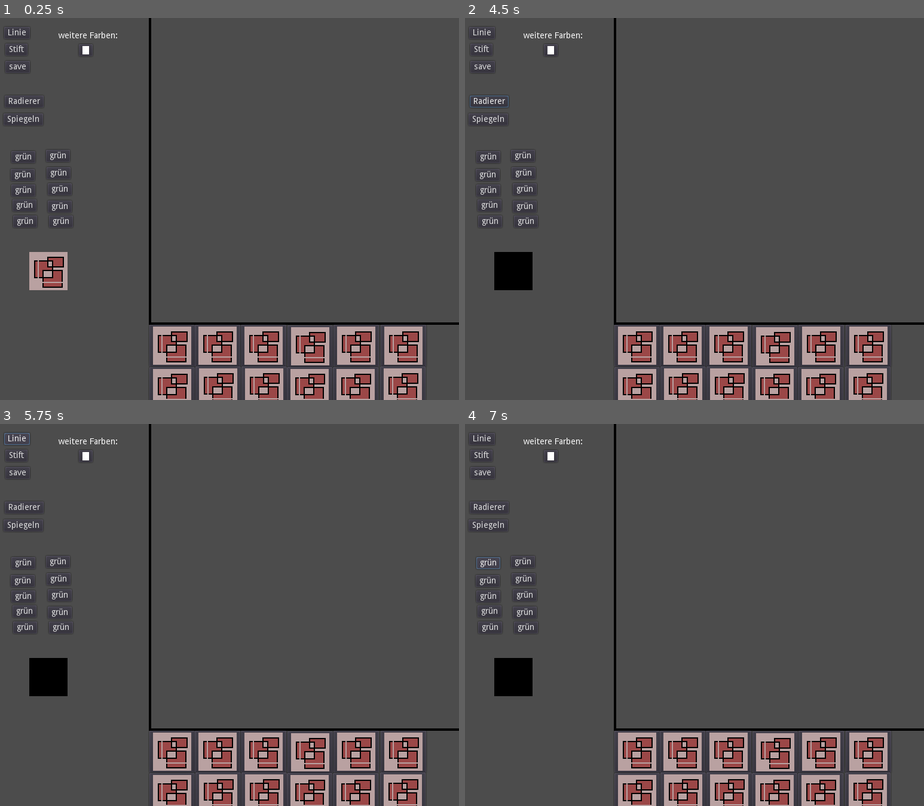
Above: before the commit, frames 1-4 (two rows, left to right).
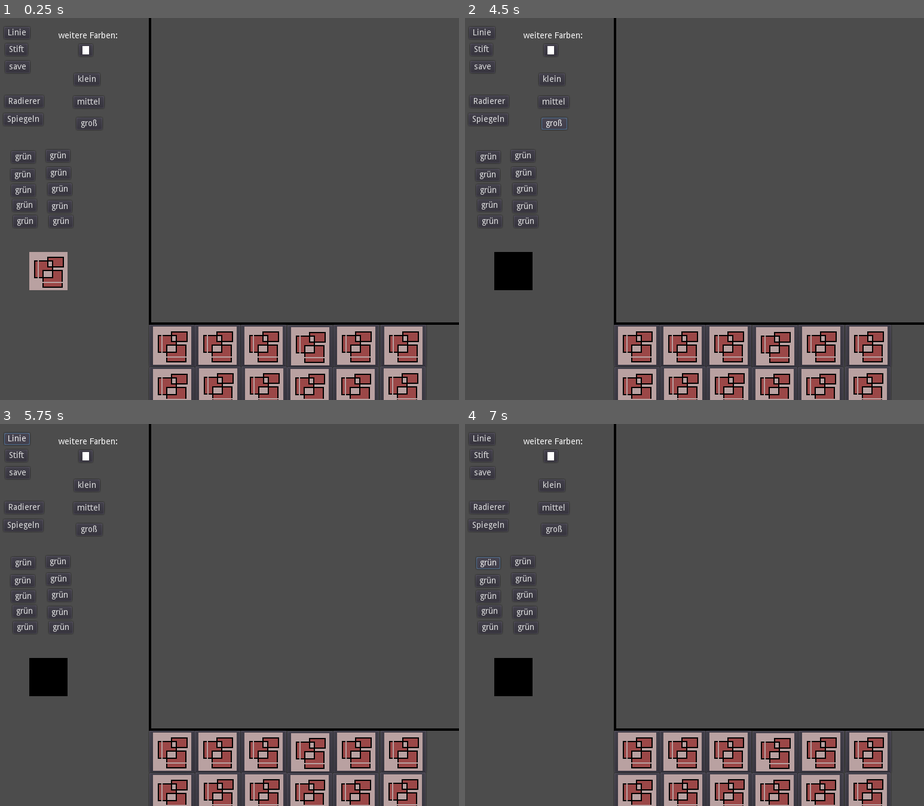
Above: after the commit, the same moments.

Repository: Tomsei/Bloinz2D
Game: Godot game, scene res://Malen.tscn
Same seed, same stepped clock (60 frames per second), same inputs: the game is played once before the commit and once after it.
Inputs (mouse positions are in pixels of both pictures, inside the frame that each line leads up to):
- Up to frame 1 (0.25 s): no input
- Up to frame 2 (4.5 s): click "save" at 0.5 s; click "Stift" at 1.25 s; click "Radierer" at 2 s; click (552, 79) at 2.75 s, where only the run after the commit has a clickable "klein"; click (552, 102) at 3.5 s, where only the run after the commit has a clickable "mittel"; click (556, 124) at 4.25 s, where only the run after the commit has a clickable "groß"
- Up to frame 3 (5.75 s): click "Linie" at 5 s
- Up to frame 4 (7 s): click "Spiegeln" at 5.75 s; click "grün" at 6.5 s

The runs differ from the first frame. In frame 1, less than 0.1% of the frame differs, in the area x 16-22%, y 15-29%; in frame 2, 0.2%, in the area x 1-23%, y 15-30%; in frame 3, less than 0.1%; in frame 4, less than 0.1%.
Error before the commit: Invalid type in function 'draw_line' in base 'Node2D (Node2D.gd)'. Cannot convert argument 1 from Nil to Vector2. (res://Node2D.gd:29)
Error after the commit: Invalid type in function 'draw_line' in base 'Node2D (Node2D.gd)'. Cannot convert argument 1 from Nil to Vector2. (res://Node2D.gd:31)

Commit message:
unterschiedliche Pinselgrößen

Diff:
--- a/Malen.tscn
+++ b/Malen.tscn
@@ -145,6 +145,7 @@
 points = PoolVector2Array( 251, 0, 251, 512, 768, 512 )
 width = 4.0
 default_color = Color( 0, 0, 0, 1 )
+texture_mode = -1094114483
 __meta__ = {
 "_edit_group_": true
 }
@@ -232,6 +233,27 @@
 margin_right = 712.108
 margin_bottom = 653.662
 icon = ExtResource( 2 )
+
+[node name="klein" type="Button" parent="."]
+margin_left = 124.298
+margin_top = 93.2233
+margin_right = 167.298
+margin_bottom = 113.223
+text = "klein"
+
+[node name="mittel" type="Button" parent="."]
+margin_left = 123.295
+margin_top = 131.314
+margin_right = 166.295
+margin_bottom = 151.314
+text = "mittel"
+
+[node name="groß" type="Button" parent="."]
+margin_left = 128.307
+margin_top = 167.401
+margin_right = 171.307
+margin_bottom = 187.401
+text = "groß"
 [connection signal="pressed" from="Button" to="Node2D" method="_on_Button_pressed"]
 [connection signal="popup_closed" from="ColorPickerButton" to="Node2D" method="_on_ColorPickerButton_popup_closed"]
 [connection signal="pressed" from="Stift" to="Node2D" method="_on_Stift_pressed"]
@@ -249,3 +271,6 @@
 [connection signal="pressed" from="Farbe9" to="Node2D" method="_on_Farbe9_pressed"]
 [connection signal="pressed" from="Farbe10" to="Node2D" method="_on_Farbe10_pressed"]
 [connection signal="pressed" from="Button2" to="Node2D" method="_on_Button2_pressed"]
+[connection signal="pressed" from="klein" to="Node2D" method="_on_klein_pressed"]
+[connection signal="pressed" from="mittel" to="Node2D" method="_on_mittel_pressed"]
+[connection signal="pressed" from="groß" to="Node2D" method="_on_gro_pressed"]
--- a/Node2D.gd
+++ b/Node2D.gd
@@ -8,6 +8,7 @@
 var linienStart;
 var linienEnde;
 var bresenham;
+var stiftgroesse;
 
 
 # Called when the node enters the scene tree for the first time.
@@ -15,6 +16,7 @@
 	array = create_2d_array(arraylength, arraylength, null);
 	aktuelleFarbe = Color(1,1,1,1);
 	get_node("../ColorPickerButton").color = Color(1,1,1,1);
+	stiftgroesse = 0;
 
 
 func _draw():
@@ -53,12 +55,16 @@
 		var mouseposition = get_global_mouse_position();
 		if mouseposition.x >= 256:
 			if modus== "Stift":
-				array[(mouseposition.x-256)/8][mouseposition.y/8]= aktuelleFarbe;
+				for i in range( 0, pow(2,stiftgroesse)):
+					for j in range(0, pow(2, stiftgroesse)):
+						array[((mouseposition.x-256)/8)+(i-stiftgroesse)][(mouseposition.y/8)+(j-stiftgroesse)]= aktuelleFarbe;
 				update();
 			elif modus == "Linie":
 				linienStart= mouseposition;
 			elif modus == "Radierer":
-				array[(mouseposition.x-256)/8][mouseposition.y/8]= null;
+				for i in range( 0, pow(2,stiftgroesse)):
+					for j in range(0, pow(2, stiftgroesse)):
+						array[((mouseposition.x-256)/8)+(i-stiftgroesse)][(mouseposition.y/8)+(j-stiftgroesse)]= null;
 				update();
 	elif Input.is_action_pressed("draw"):
 		var mouseposition = get_global_mouse_position();
@@ -68,10 +74,14 @@
 				bresenham = false;
 				update();
 			elif modus=="Stift":
-				array[(mouseposition.x-256)/8][mouseposition.y/8]= aktuelleFarbe;
+				for i in range( 0, pow(2,stiftgroesse)):
+					for j in range(0, pow(2, stiftgroesse)):
+						array[((mouseposition.x-256)/8)+(i-stiftgroesse)][(mouseposition.y/8)+(j-stiftgroesse)]= aktuelleFarbe;
 				update();
 			elif modus == "Radierer":
-				array[(mouseposition.x-256)/8][mouseposition.y/8]= null;
+				for i in range( 0, pow(2,stiftgroesse)):
+					for j in range(0, pow(2, stiftgroesse)):
+						array[((mouseposition.x-256)/8)+(i-stiftgroesse)][(mouseposition.y/8)+(j-stiftgroesse)]= null;
 				update();
 	elif Input.is_action_just_released("draw"):
 		if modus=="Linie":
@@ -188,3 +198,15 @@
 
 func _on_Button2_pressed():
 	pass # Replace with function body.
+
+
+func _on_klein_pressed():
+	stiftgroesse= 0;
+
+
+func _on_mittel_pressed():
+	stiftgroesse= 1;
+
+
+func _on_gro_pressed():
+	stiftgroesse=2;
